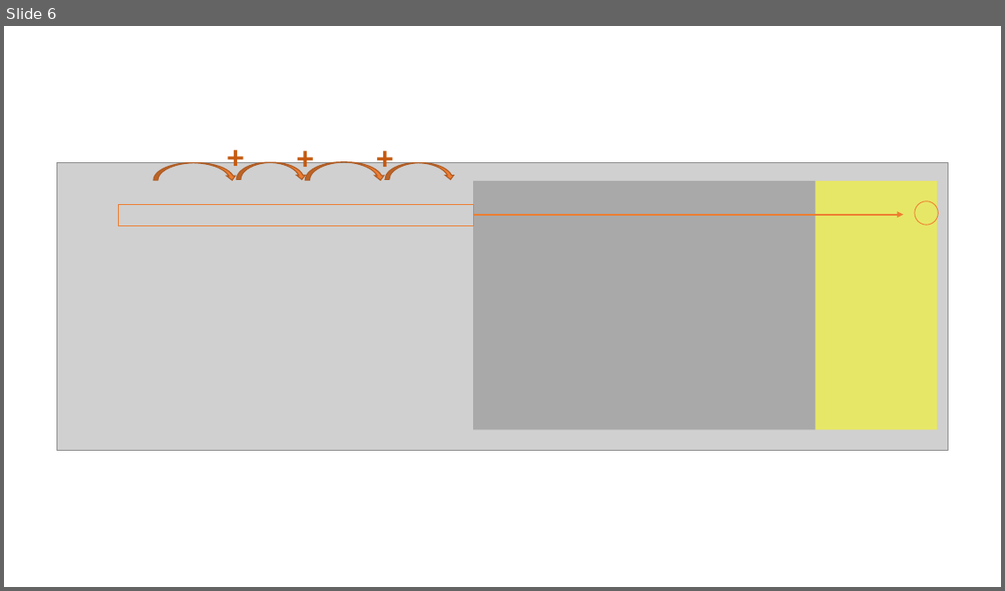
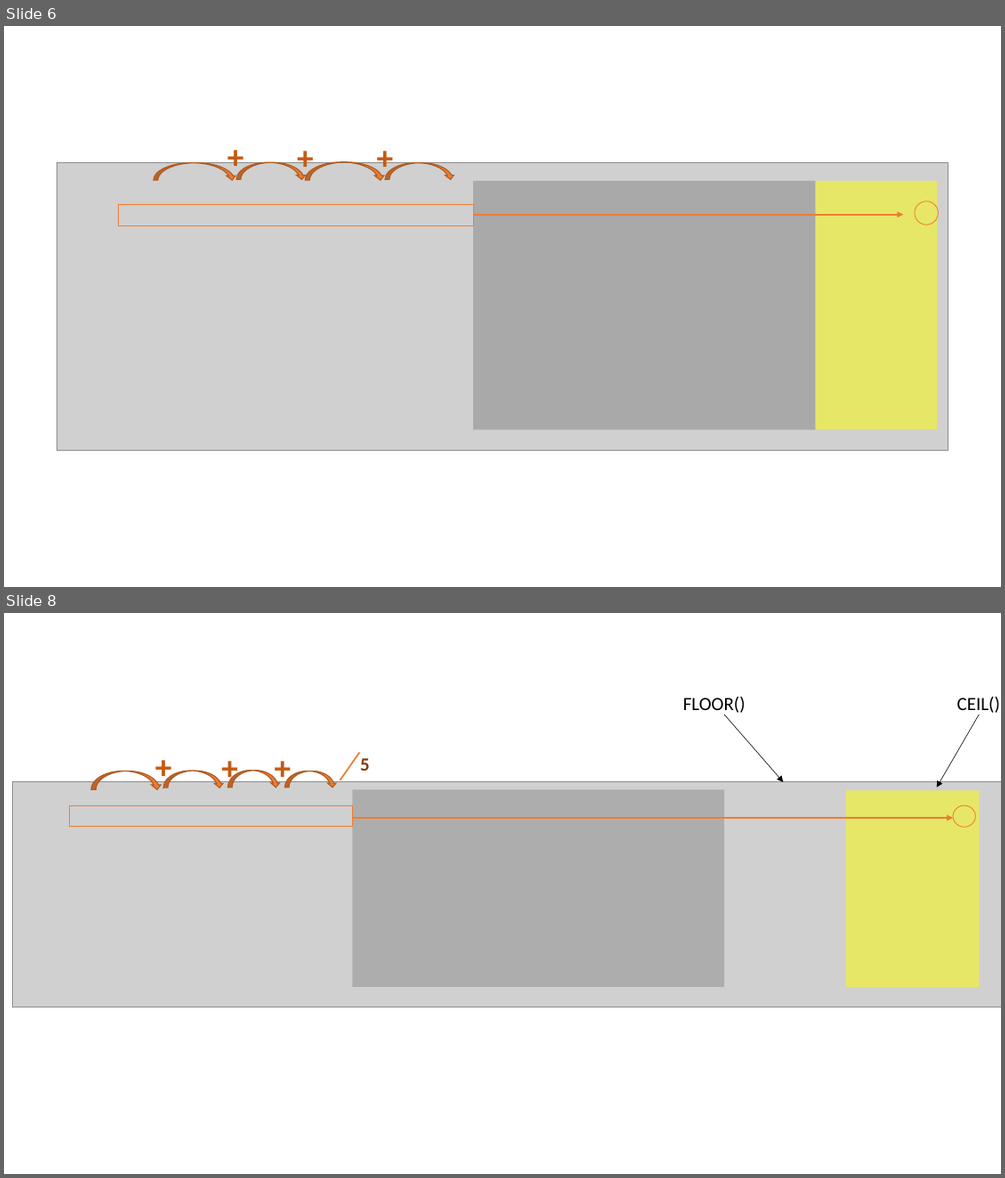
Before and after one commit to sastutorials/sastutorials.github.io, a slide deck: screenshots/imgs.pptx. Shown one above the other, each under a label of ours: slide 6 before the commit, slides 6 and 8 after it; the slides between them are not shown. The pictures are 1005x591 and 1005x1178 pixels, drawn with LibreOffice and Linux fonts; fonts in the diff are those of the drawing; grey boxes stand for pictures. Boxes give left, top, right and bottom in pixels: in the first picture for what was removed or moved away, otherwise in the second. Text is boxed around its words. In the diff, an @@ line names an element or a change of style, - is before the commit and + after.

```diff
--- a/screenshots/imgs.pptx
+++ b/screenshots/imgs.pptx
@@ slide 8 added at box(4, 613, 1001, 1174), background #FFFFFF @@
@@ text added at box(683, 697, 745, 715), 18 pt, text #000000 @@
+FLOOR()
@@ arrow added from (724, 714) to (783, 782), #000000 0.5 pt @@
@@ arrow added from (979, 714) to (937, 787), #000000 0.5 pt @@
@@ text added at box(957, 697, 1000, 716), 18 pt, text #000000 @@
+CEIL()
@@ text added at box(147, 742, 179, 790), 32 pt, text #C55A11, bold @@
++
@@ text added at box(214, 743, 246, 791), 32 pt, text #C55A11, bold @@
++
@@ text added at box(267, 743, 292, 791), 32 pt, text #C55A11, bold @@
++
@@ curved down arrow added at box(91, 771, 162, 789), fill #ED7D31, outline #AF5C24 1 pt @@
@@ curved down arrow added at box(163, 771, 224, 788), fill #ED7D31, outline #AF5C24 1 pt @@
@@ curved down arrow added at box(227, 770, 280, 787), fill #ED7D31, outline #AF5C24 1 pt @@
@@ curved down arrow added at box(285, 771, 337, 787), fill #ED7D31, outline #AF5C24 1 pt @@
@@ line added from (340, 780) to (359, 752), #ED7D31 1.5 pt @@
@@ text added at box(360, 758, 370, 771), 18 pt, text #843C0B, bold @@
+5
@@ picture added at box(13, 782, 1001, 1007) @@
@@ rectangle added at box(353, 789, 724, 987), fill #A5A5A5 at 80% opacity @@
@@ rectangle added at box(846, 790, 979, 987), fill #FFFF00 at 50% opacity @@
@@ rectangle added at box(70, 805, 353, 826), outline #ED7D31 0.75 pt @@
@@ arrow added from (353, 818) to (953, 818), #ED7D31 1.5 pt @@
@@ ellipse added at box(953, 805, 975, 827), outline #ED7D31 0.75 pt @@
```
Also in this commit, not shown: 1 other slide added, 3 other files.
